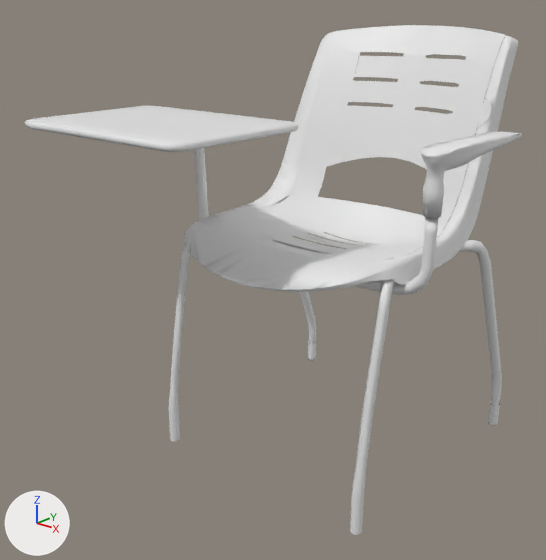
The Blender file Assets/Raw Sources/blend/KursiMahasiswa.blend, before and after one commit.
One viewpoint serves both versions: a camera (50 mm lens) standing at (3.66, -2.97, 2.85) and looking at (0.67, 0.51, 1.21). Arrows for +X, +Y and +Z are at lower left; the lights stay in place. Materials are left out; every surface is plain grey.

Before the edit, the objects in view are built like this:
```python
me_kursi = bpy.data.meshes.new('kursi')
me_kursi.from_pydata(...)  # 4941 vertices, 9468 faces; spans x -0.35..1.98, y 0.0..2.67, z -1.82..0.56
# faces by material slot: [1270, 8132, 2, 64]
me_kursi.materials.append(mat_cp_c)
me_kursi.materials.append(mat_mat4)
me_kursi.materials.append(mat_mat6)
me_kursi.materials.append(mat_casters)
me_kursi_001 = bpy.data.meshes.new('kursi.001')
me_kursi_001.from_pydata(...)  # 866 vertices, 1698 faces; spans x 1.5..1.68, y 0.16..2.67, z -1.82..-0.09
me_kursi_001.materials.append(mat_mat4)
me_kursi_003 = bpy.data.meshes.new('kursi.003')
me_kursi_003.from_pydata(...)  # 1379 vertices, 2390 faces; spans x 0.08..1.65, y 1.38..2.75, z -1.98..0.01
# faces by material slot: [1872, 518]
me_kursi_003.materials.append(mat_cp_c)
me_kursi_003.materials.append(mat_plastic_pulls)
ob_kursi = bpy.data.objects.new('kursi', me_kursi)
ob_kursi.location = (0.0, 0.0, 0.0)
ob_kursi.rotation_euler = (1.571, 0.0, 0.0)  # degrees (90, 0, 0)
ob_kursi_001 = bpy.data.objects.new('kursi.001', me_kursi_001)
ob_kursi_001.location = (0.0, 0.0, 0.0)
ob_kursi_001.rotation_euler = (1.571, 0.0, 0.0)  # degrees (90, 0, 0)
ob_kursi_003 = bpy.data.objects.new('kursi.003', me_kursi_003)
ob_kursi_003.location = (0.0, 0.0, 0.0)
ob_kursi_003.rotation_euler = (1.571, 0.0, 0.0)  # degrees (90, 0, 0)
# also in view: 'kursi.004' at (0.87, 1.16, 2.06)
```
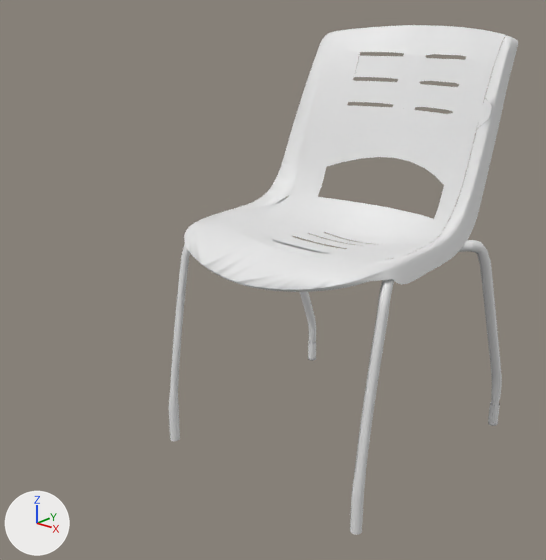
Where the newer file only moved an object's origin or applied its transform, the numbers keep the older frame.

Where the change shows, as pixel boxes (x1, y1, x2, y2) in the pictures (546 x 560 px):
'kursi', reshaped
    before: (25, 106, 522, 535)
    after: (169, 197, 502, 535)
part 1 of me_kursi, deleted
    before: (355, 131, 522, 295)
part 2 of me_kursi, deleted
    before: (194, 148, 209, 220)
part 3 of me_kursi, deleted
    before: (25, 106, 299, 152)

Edits to the bpy script that builds the scene:
```text
Change me_kursi:
    where me_kursi.from_pydata(...)  # 4941 vertices, 9468 faces; spans x -0.35..1.98, y 0.0..2.67, z -1.82..0.56
    used by ob_kursi; location = (0.0, 0.0, 0.0); rotation_euler = (1.571, 0.0, 0.0), in degrees (90, 0, 0)
    me_kursi part 1: the loose piece of 541 vertices spanning x 0.94..1.98, y 1.31..2.23, z -1.16..-0.43 is deleted
    me_kursi part 2: the loose piece of 255 vertices spanning x -0.26..0.85, y 1.29..2.21, z -0.55..0.04 is deleted
    me_kursi part 3: the loose piece of 218 vertices spanning x -0.35..0.98, y 2.21..2.25, z -0.44..0.56 is deleted
```
